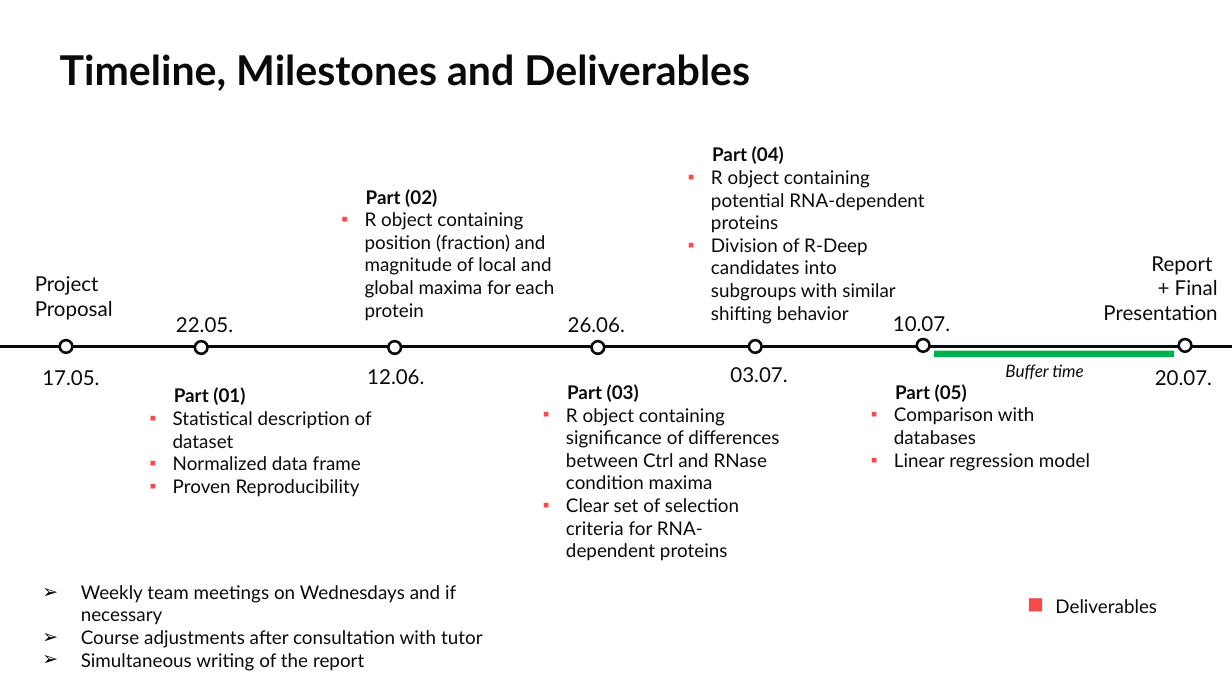
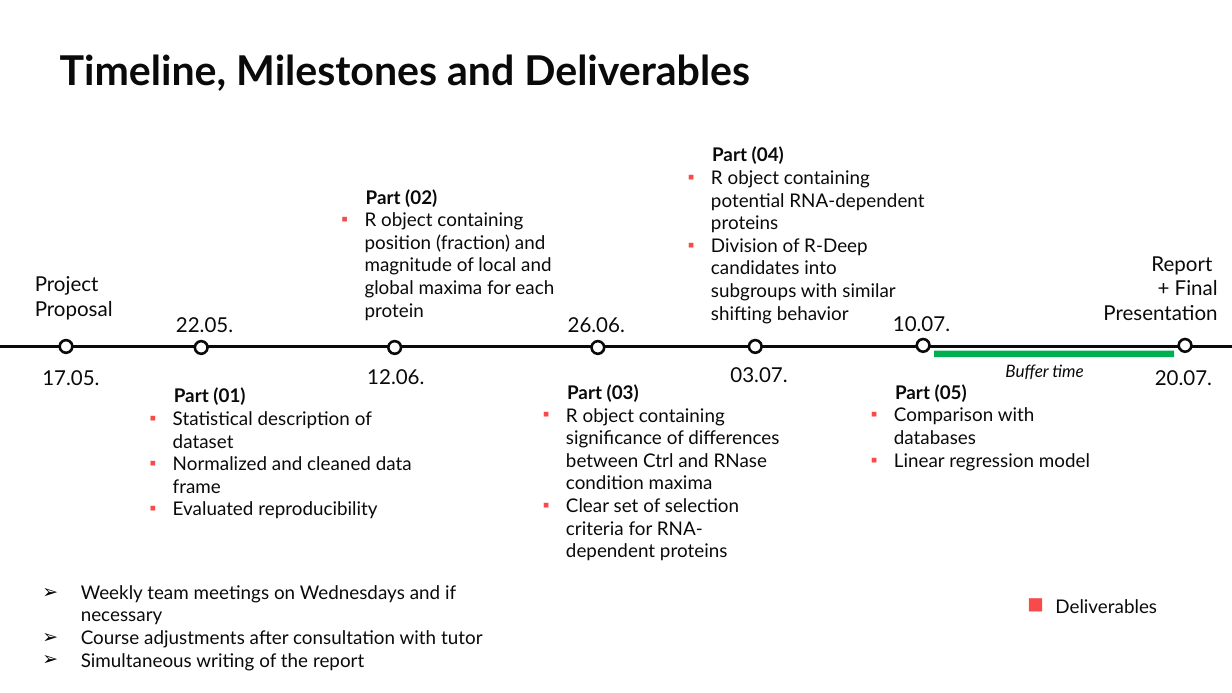
Before and after one commit to datascience-mobi-2022/2022-topic-03-team-02, a slide deck: slide 7 of projectproposal/PP.pptx (slide 5 before the commit). Drawn at 1232x693 pixels with LibreOffice and Linux fonts; fonts in the diff are those of the drawing. Boxes give left, top, right and bottom in pixels: in the first picture for what was removed or moved away, otherwise in the second. Text is boxed around its words. In the diff, an @@ line names an element or a change of style, - is before the commit and + after.

```diff
--- a/projectproposal/PP.pptx
+++ b/projectproposal/PP.pptx
@@ text at <box>173,456,412,519</box>: text changed @@
-▪ Normalized data frame
-▪ Proven Reproducibility
+▪ Normalized and cleaned data frame
+▪ Evaluated reproducibility
```
Also in this commit, not shown: 4 other slides changed, 2 slides added.
